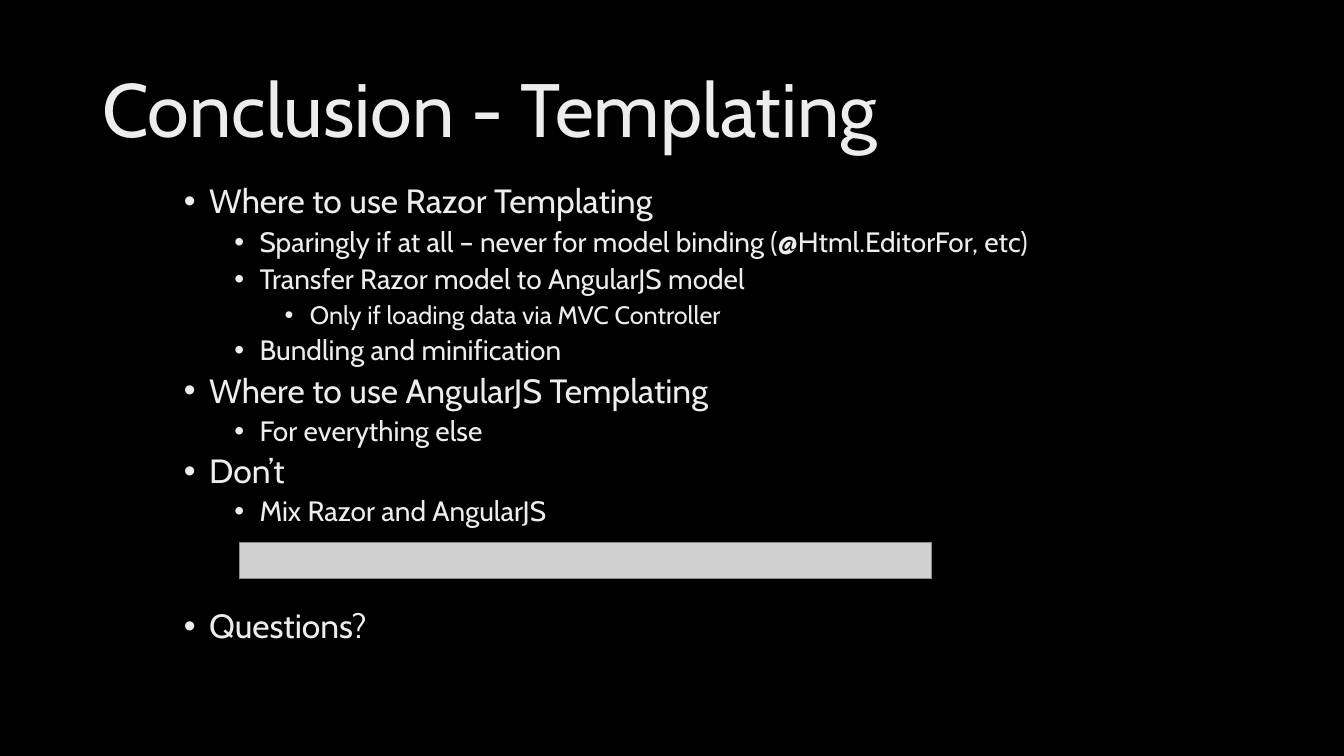
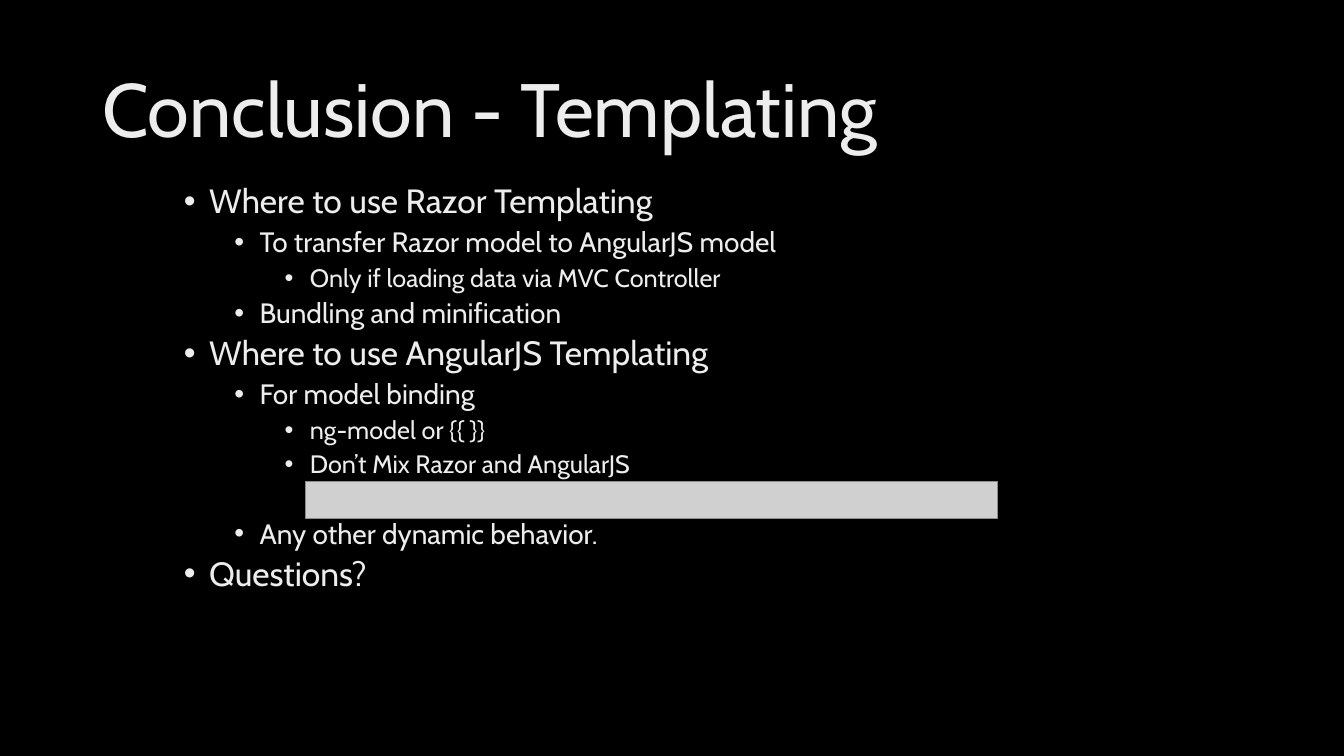
Before and after one commit to ryanlangton/angularjs-mvc, a slide deck: slide 19 of AngularJSdotNet.pptx (slide 16 before the commit). Drawn at 1344x756 pixels with LibreOffice and Linux fonts; fonts in the diff are those of the drawing; grey boxes stand for pictures; background and template pictures are left out. Boxes give left, top, right and bottom in pixels: in the first picture for what was removed or moved away, otherwise in the second. Text is boxed around its words. In the diff, an @@ line names an element or a change of style, - is before the commit and + after.

```diff
--- a/AngularJSdotNet.pptx
+++ b/AngularJSdotNet.pptx
@@ text at (260,231,777,258): text changed @@
-    • Sparingly if at all – never for model binding (@Html.EditorFor, etc)
-    • Transfer Razor model to AngularJS model
+    • To transfer Razor model to AngularJS model
@@ text at (260,383,630,550): text changed @@
-    • For everything else
-  • Don’t
-    • Mix Razor and AngularJS
+    • For model binding
+      • ng-model or {{ }}
+      • Don’t Mix Razor and AngularJS
+    • Any other dynamic behavior.
@@ picture: place and size @@
-picture at (240,542,932,579)
+picture at (306,482,997,518)
```
Also in this commit, not shown: 16 other slides changed, 9 slides added, 5 slides removed, 26 other files.
